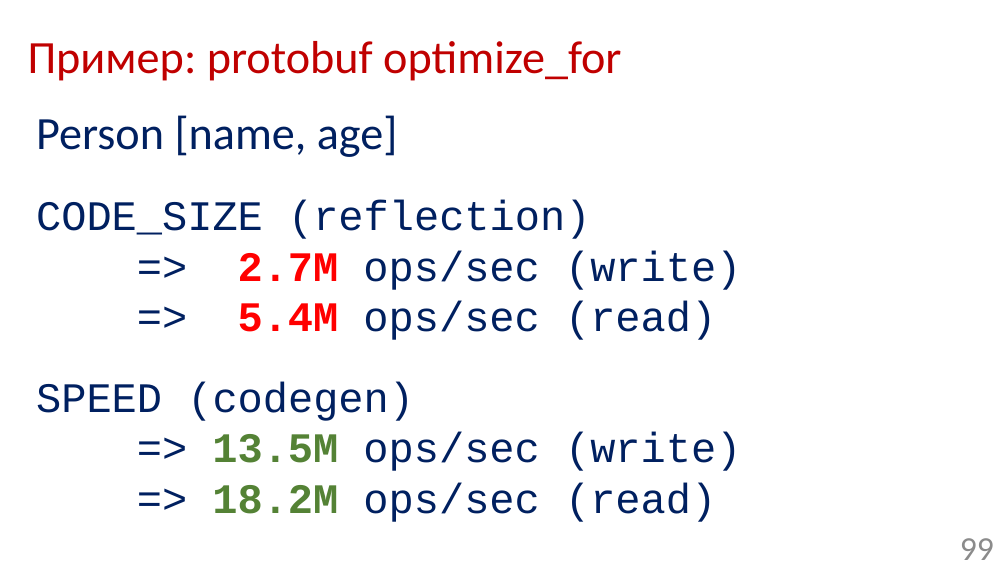
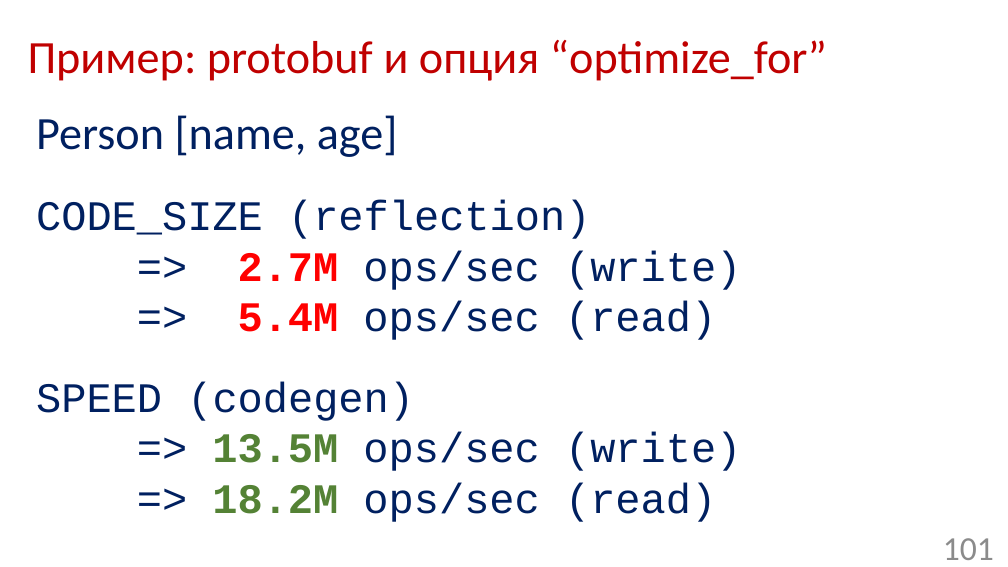
Before and after one commit to Mmuzaf/ozerov_2017_joker, a slide deck: slide 101 of slides/ozerov_joker2017_serialization.pptx (slide 99 before the commit). Drawn at 1008x567 pixels with LibreOffice and Linux fonts; fonts in the diff are those of the drawing; background and template pictures are left out. Boxes give left, top, right and bottom in pixels: in the first picture for what was removed or moved away, otherwise in the second. Text is boxed around its words. In the diff, an @@ line names an element or a change of style, - is before the commit and + after.

```diff
--- a/slides/ozerov_joker2017_serialization.pptx
+++ b/slides/ozerov_joker2017_serialization.pptx
@@ title at (28, 40, 827, 81): text changed @@
-Пример: protobuf optimize_for
+Пример: protobuf и опция “optimize_for”
@@ page number at (943, 538, 994, 560): text changed @@
-99
+101
```
Also in this commit, not shown: 15 other slides changed, 5 slides added, 3 slides removed, 1 other file.
